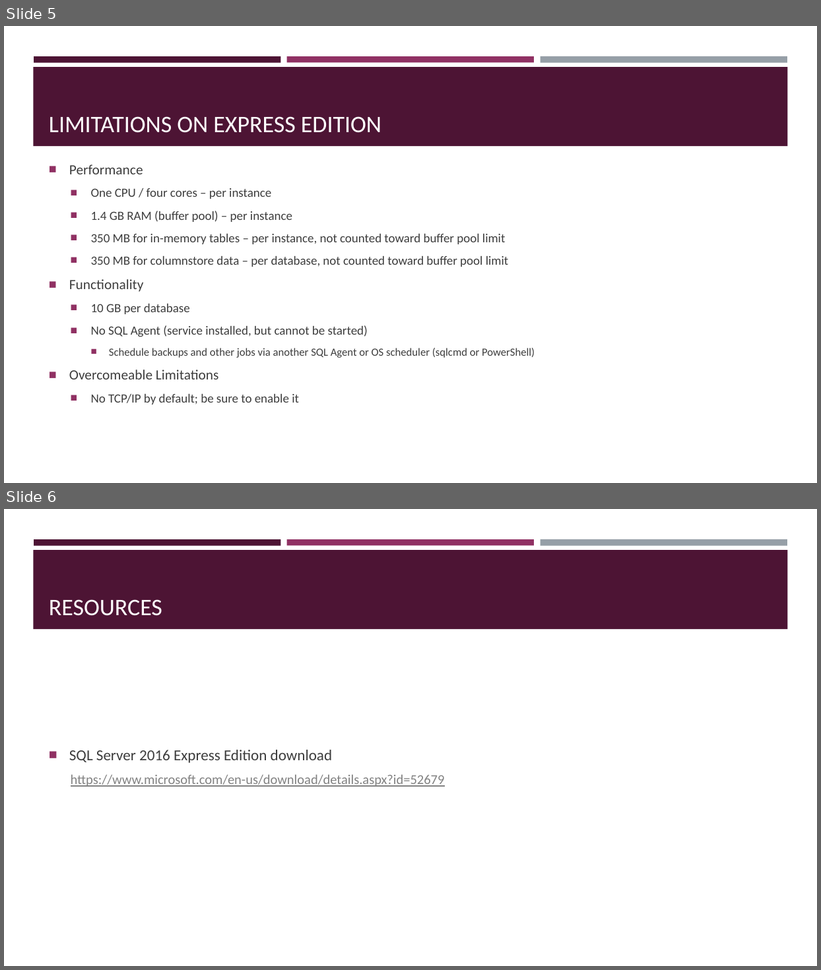
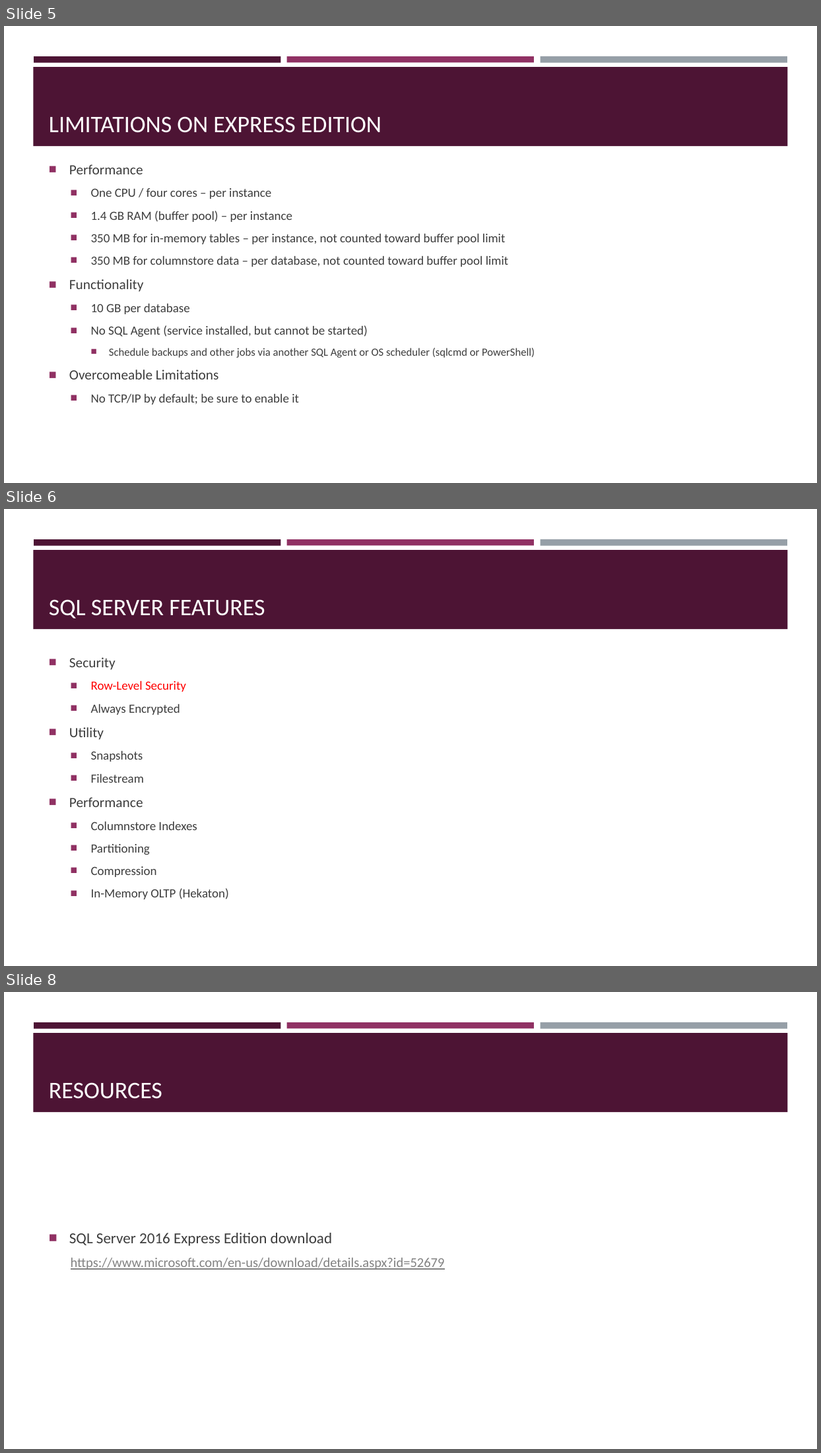
Before and after one commit to sqltran/SevenAwesomeSQLFeatures, a slide deck: AwesomeFreeSQLServerFeatures.pptx. Shown one above the other, each under a label of ours: slides 5 and 6 before the commit, slides 5, 6 and 8 after it; the slides between them are not shown. The pictures are 821x970 and 821x1453 pixels, drawn with LibreOffice and Linux fonts; fonts in the diff are those of the drawing. Boxes give left, top, right and bottom in pixels: in the first picture for what was removed or moved away, otherwise in the second. Text is boxed around its words. In the diff, an @@ line names an element or a change of style, - is before the commit and + after.

Commit message:
Add feature index slide and initial RLS slide.

```diff
--- a/AwesomeFreeSQLServerFeatures.pptx
+++ b/AwesomeFreeSQLServerFeatures.pptx
@@ slide 6 added at (4, 509, 817, 966), background #FFFFFF; not listed: 4 template elements that a slide beside it also shows @@
@@ title added at (49, 599, 265, 619), 28 pt, text #FFFFFF @@
+SQL SERVER FEATURES
@@ text added at (69, 657, 229, 900), 14.8 pt, text #3D3D3D @@
+■ Security
+  ■ Row-Level Security
+  ■ Always Encrypted
+■ Utility
+  ■ Snapshots
+  ■ Filestream
+■ Performance
+  ■ Columnstore Indexes
+  ■ Partitioning
+  ■ Compression
+  ■ In-Memory OLTP (Hekaton)
@@ what was slide 6 is now slide 8 @@
```
Also in this commit, not shown: 1 other slide added.
